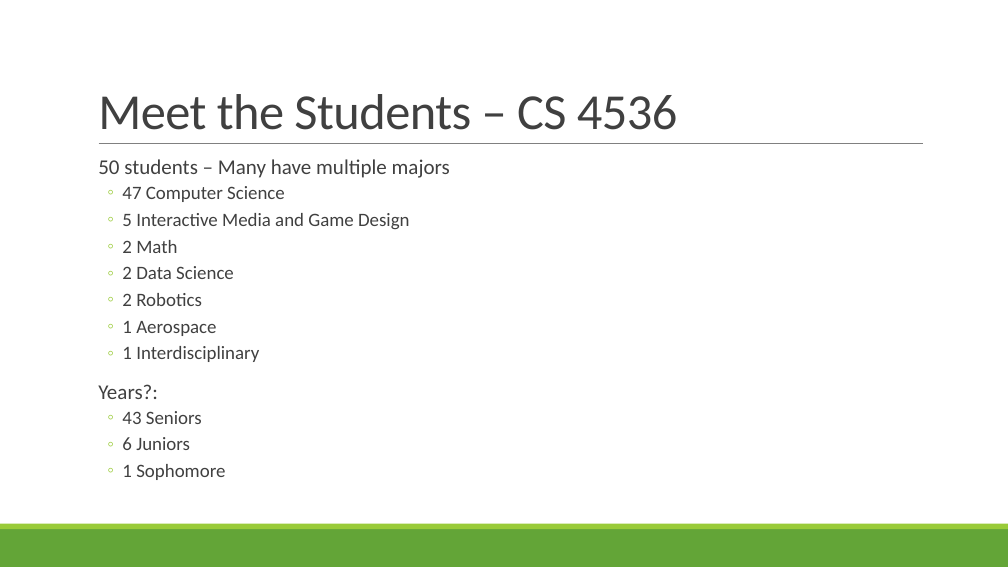
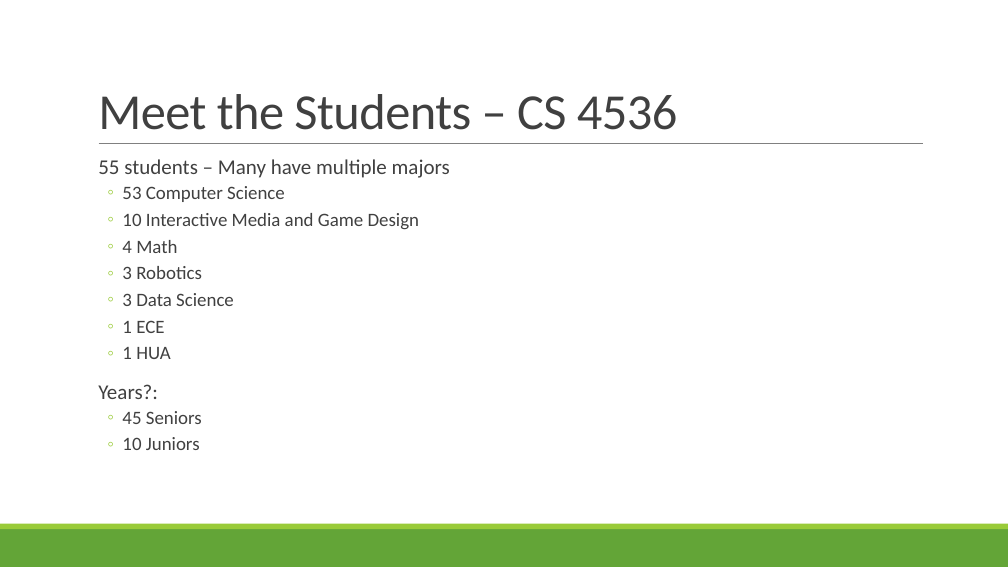
Before and after one commit to rbohrer/pl-course, a slide deck: slide 8 of LectureSlides/02Intro.pptx (slide 7 before the commit). Drawn at 1008x567 pixels with LibreOffice and Linux fonts; fonts in the diff are those of the drawing. Boxes give left, top, right and bottom in pixels: in the first picture for what was removed or moved away, otherwise in the second. Text is boxed around its words. In the diff, an @@ line names an element or a change of style, - is before the commit and + after.

```diff
--- a/LectureSlides/02Intro.pptx
+++ b/LectureSlides/02Intro.pptx
@@ text at (x1=98, y1=159, x2=450, y2=359): text changed @@
-  50 students – Many have multiple majors
-  ◦ 47 Computer Science
-  ◦ 5 Interactive Media and Game Design
-  ◦ 2 Math
-  ◦ 2 Data Science
-  ◦ 2 Robotics
-  ◦ 1 Aerospace
-  ◦ 1 Interdisciplinary
+  55 students – Many have multiple majors
+  ◦ 53 Computer Science
+  ◦ 10 Interactive Media and Game Design
+  ◦ 4 Math
+  ◦ 3 Robotics
+  ◦ 3 Data Science
+  ◦ 1 ECE
+  ◦ 1 HUA
@@ text at (x1=122, y1=411, x2=202, y2=450): text changed @@
-  ◦ 43 Seniors
-  ◦ 6 Juniors
-  ◦ 1 Sophomore
+  ◦ 45 Seniors
+  ◦ 10 Juniors
```
Also in this commit, not shown: 13 other slides changed, 5 slides added, 12 slides removed, 2 other files.
